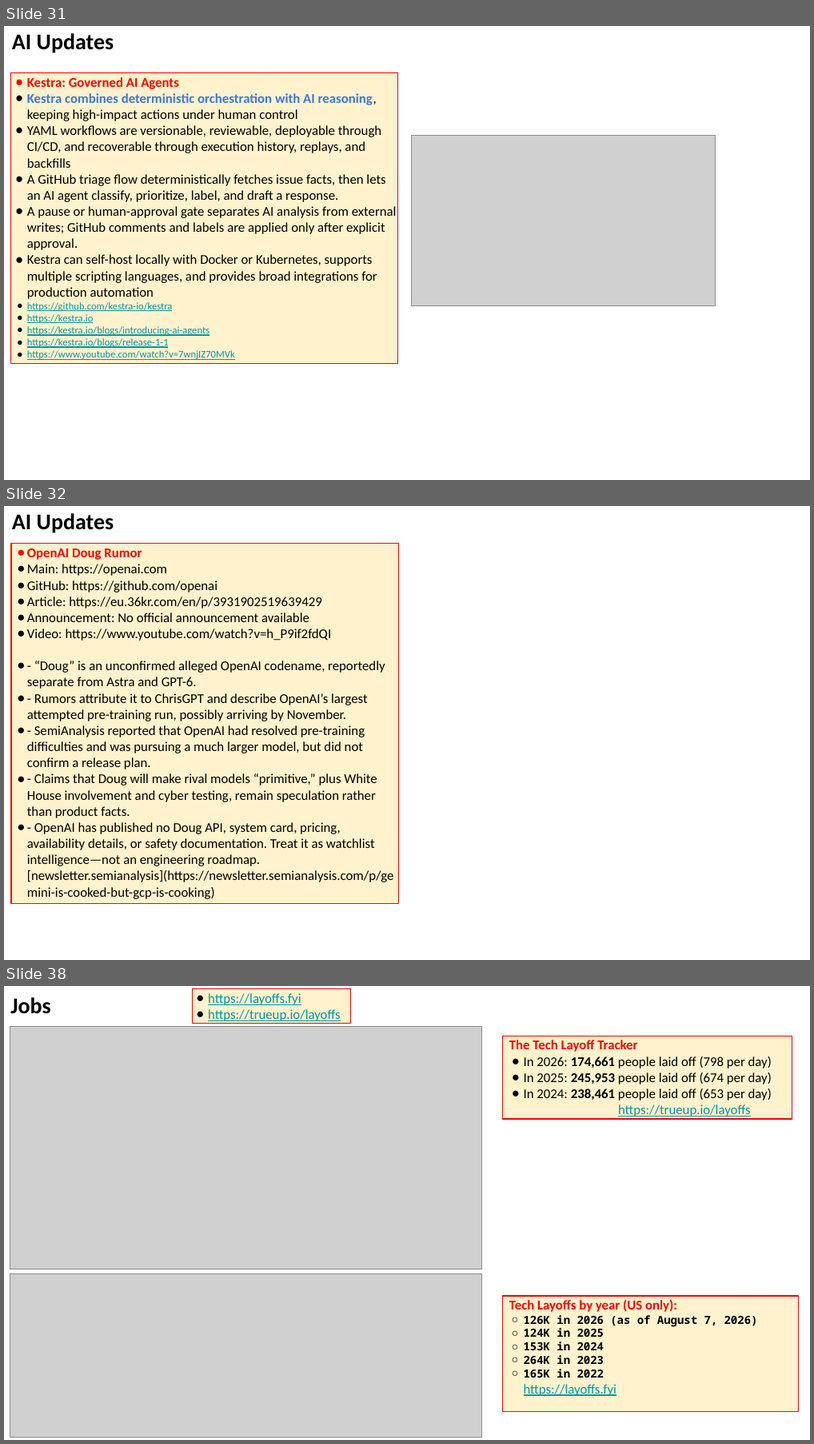
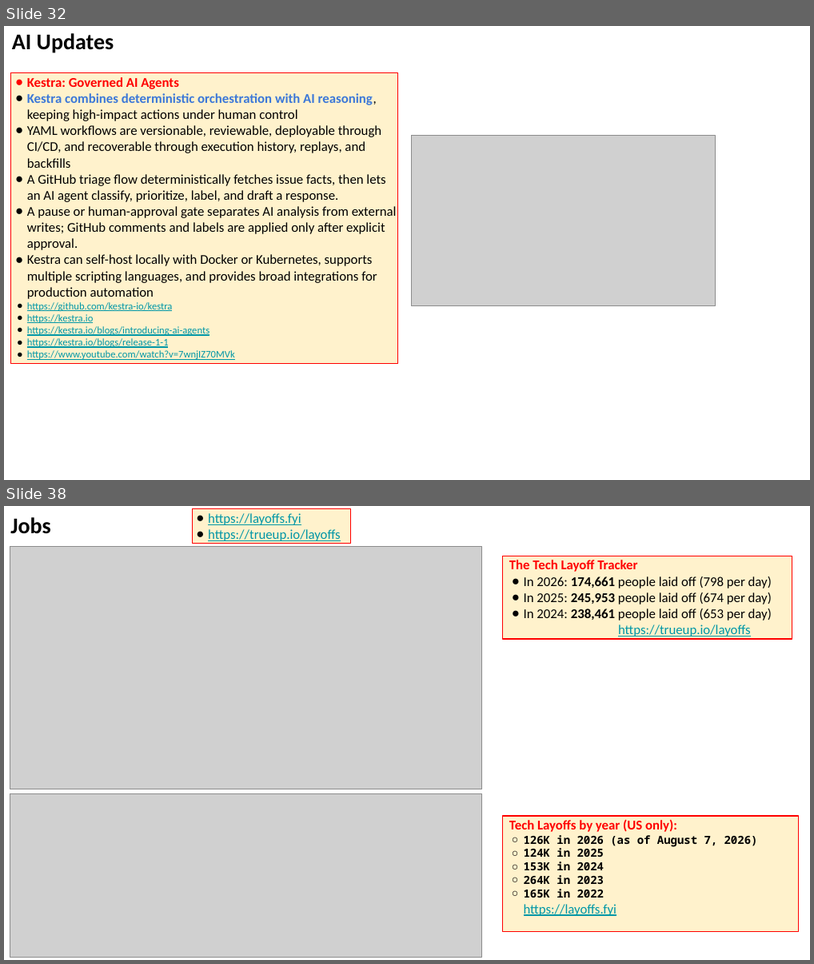
Before and after one commit to lselector/seminar, a slide deck: 2026/2026-08-14-AI-Updates.pptx. Shown one above the other, each under a label of ours: slides 31, 32 and 38 before the commit, slides 32 and 38 after it; the slides between them are not shown. The pictures are 814x1444 and 814x964 pixels, drawn with LibreOffice and Linux fonts; fonts in the diff are those of the drawing; grey boxes stand for pictures. Boxes give left, top, right and bottom in pixels: in the first picture for what was removed or moved away, otherwise in the second. Text is boxed around its words. In the diff, an @@ line names an element or a change of style, - is before the commit and + after.

```diff
--- a/2026/2026-08-14-AI-Updates.pptx
+++ b/2026/2026-08-14-AI-Updates.pptx
@@ slide 32 removed at [4, 506, 810, 960], background #FFFFFF @@
@@ text removed at [12, 513, 114, 533] @@
-AI Updates
@@ rectangle removed at [11, 544, 399, 904] @@
-● OpenAI Doug Rumor
-● Main: https://openai.com
-● GitHub: https://github.com/openai
-● Article: https://eu.36kr.com/en/p/3931902519639429
-● Announcement: No official announcement available
-● Video: https://www.youtube.com/watch?v=h_P9if2fdQI
-● - “Doug” is an unconfirmed alleged OpenAI codename, reportedly separate from Astra and GPT-6.
-● - Rumors attribute it to ChrisGPT and describe OpenAI’s largest attempted pre-training run, possibly arriving by November.
-● - SemiAnalysis reported that OpenAI had resolved pre-training difficulties and was pursuing a much larger model, but did not confirm a release plan.
-● - Claims that Doug will make rival models “primitive,” plus White House involvement and cyber testing, remain speculation rather than product facts.
-● - OpenAI has published no Doug API, system card, pricing, availability details, or safety documentation. Treat it as watchlist intelligence—not an engineering roadmap. [newsletter.semianalysis](https://newsletter.semianalysis.com/p/gemini-is-cooked-but-gcp-is-cooking)
@@ what was slide 31 is now slide 32 @@
```
Also in this commit, not shown: 8 slides changed, 1 slide added.
